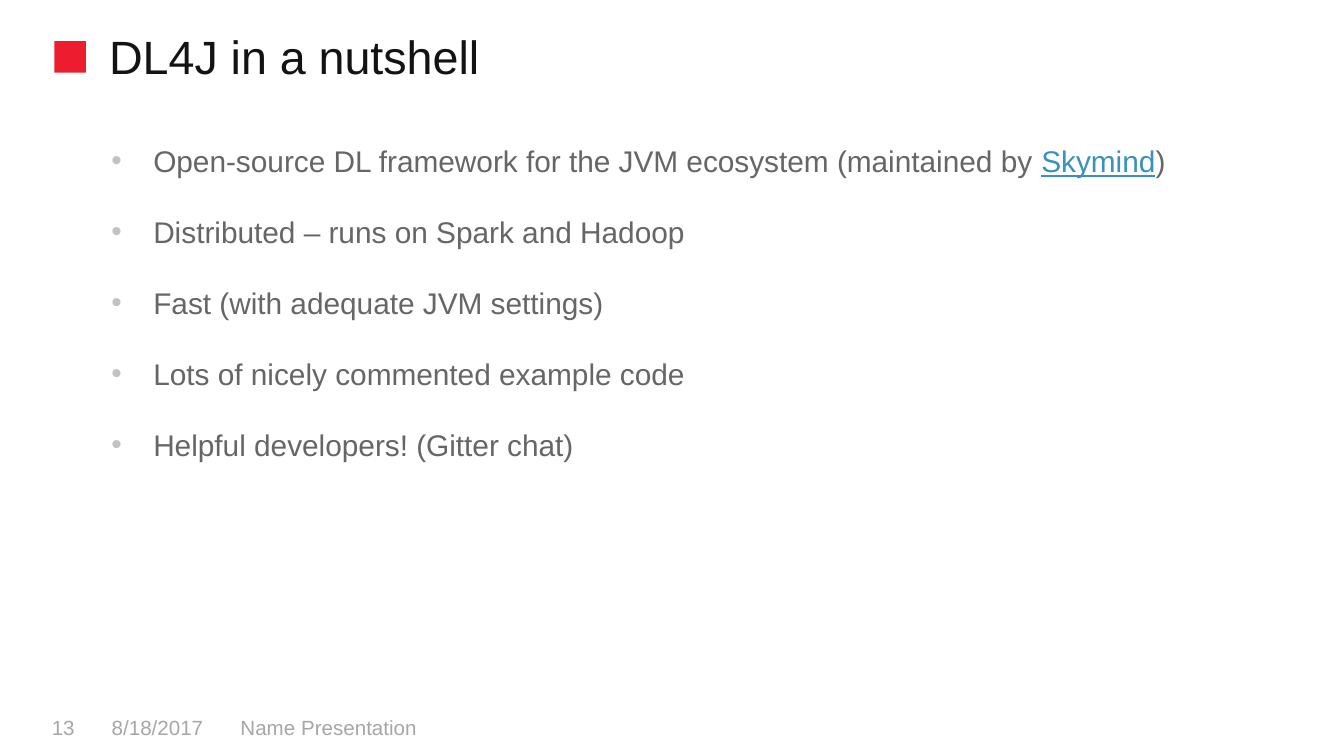
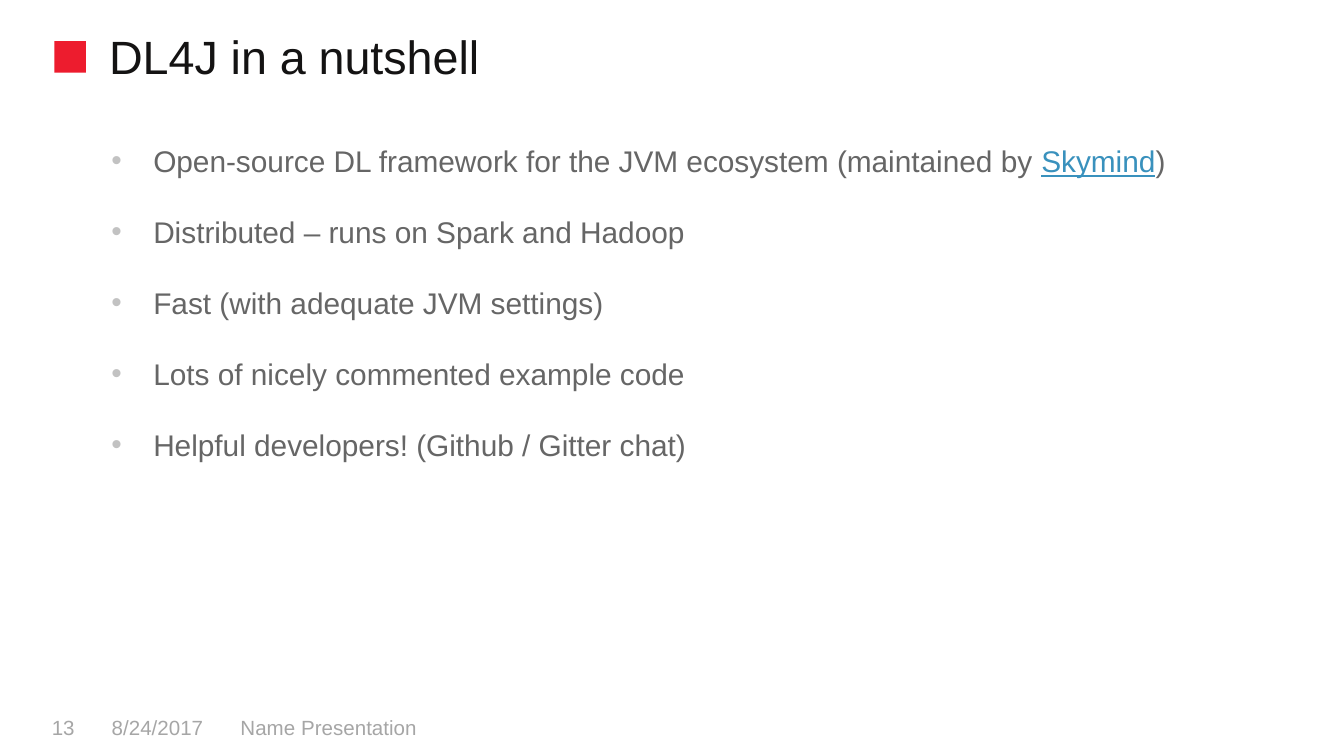
Before and after one commit to skeydan/dl4j_in_action, a slide deck: slide 13 of dl4j_in_action.pptx. Drawn at 1344x756 pixels with LibreOffice and Linux fonts; fonts in the diff are those of the drawing; background and template pictures are left out. Boxes give left, top, right and bottom in pixels: in the first picture for what was removed or moved away, otherwise in the second. Text is boxed around its words. In the diff, an @@ line names an element or a change of style, - is before the commit and + after.

```diff
--- a/dl4j_in_action.pptx
+++ b/dl4j_in_action.pptx
@@ text at bbox=[153, 434, 686, 461]: text changed @@
-• Helpful developers! (Gitter chat)
+• Helpful developers! (Github / Gitter chat)
@@ text at bbox=[112, 720, 203, 735]: text changed @@
-8/18/2017
+8/24/2017
```
Also in this commit, not shown: 6 other slides changed, 9 slides added, 1 slide removed, 5 other files.
